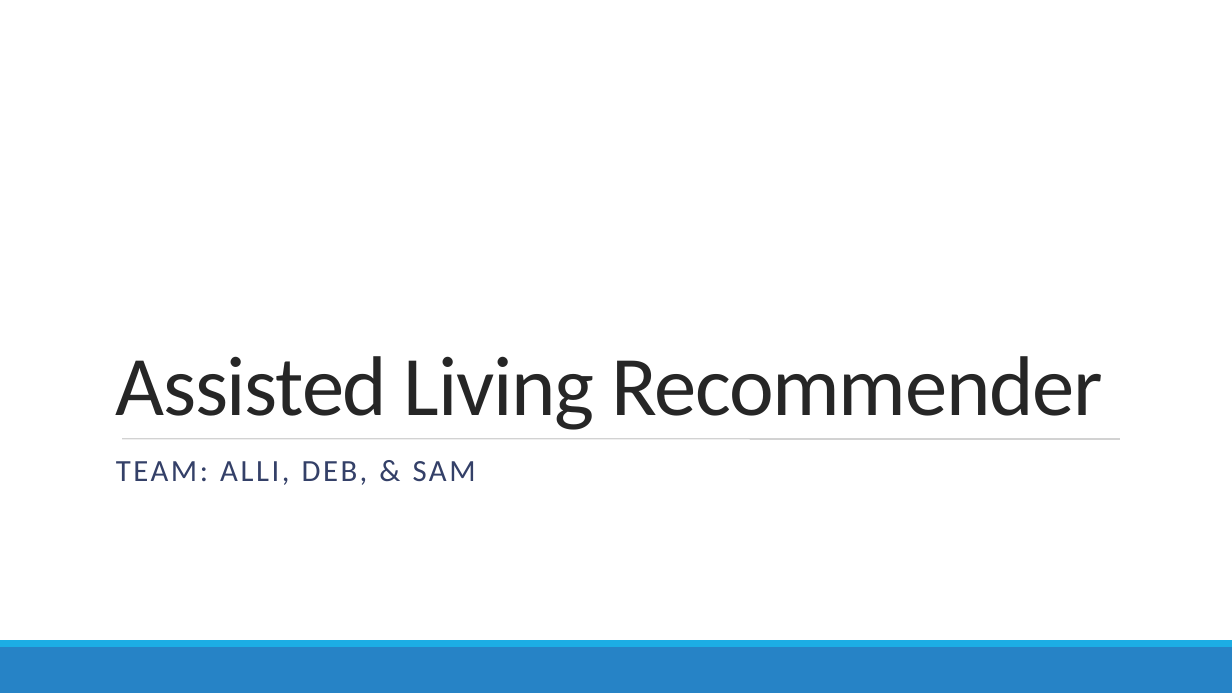
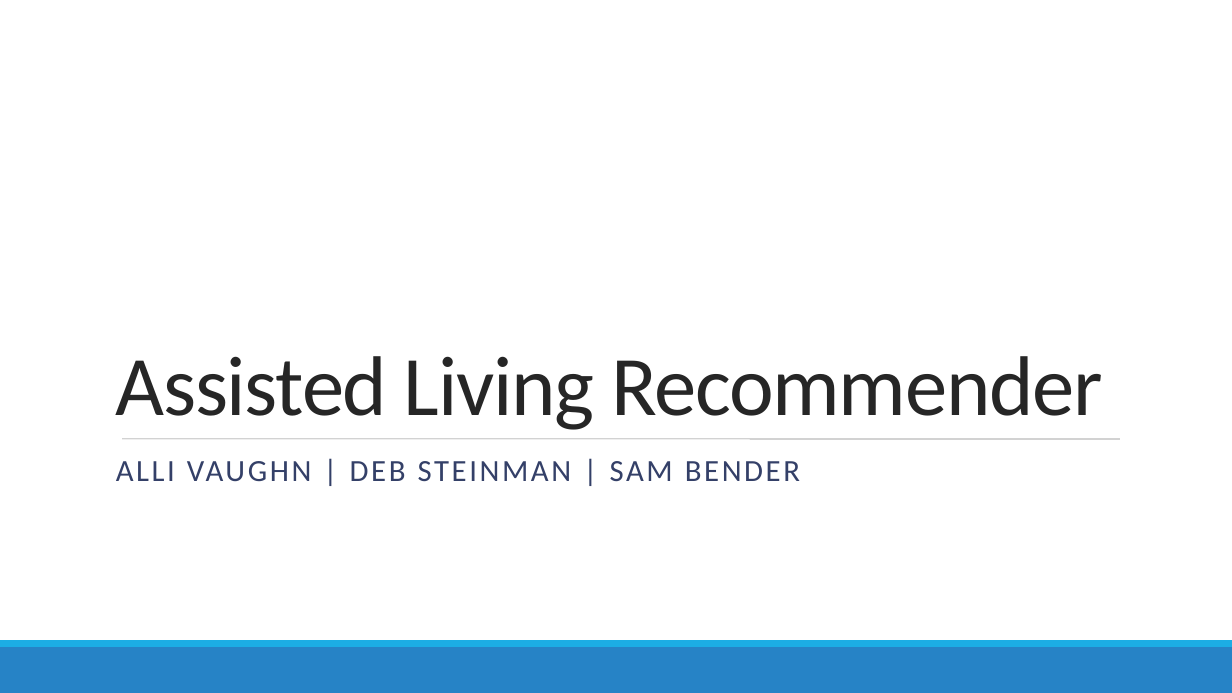
Before and after one commit to AlliVaughn/55-and-up, a slide deck: slide 1 of recommender.pptx. Drawn at 1232x693 pixels with LibreOffice and Linux fonts; fonts in the diff are those of the drawing. Boxes give left, top, right and bottom in pixels: in the first picture for what was removed or moved away, otherwise in the second. Text is boxed around its words. In the diff, an @@ line names an element or a change of style, - is before the commit and + after.

Commit message:
Updated pp presentation

```diff
--- a/recommender.pptx
+++ b/recommender.pptx
@@ subtitle at (x1=116, y1=461, x2=800, y2=482): text changed @@
-TEAM: ALLI, DEB, & SAM
+ALLI VAUGHN | DEB STEINMAN | SAM BENDER
```
Also in this commit, not shown: 5 other slides changed.
